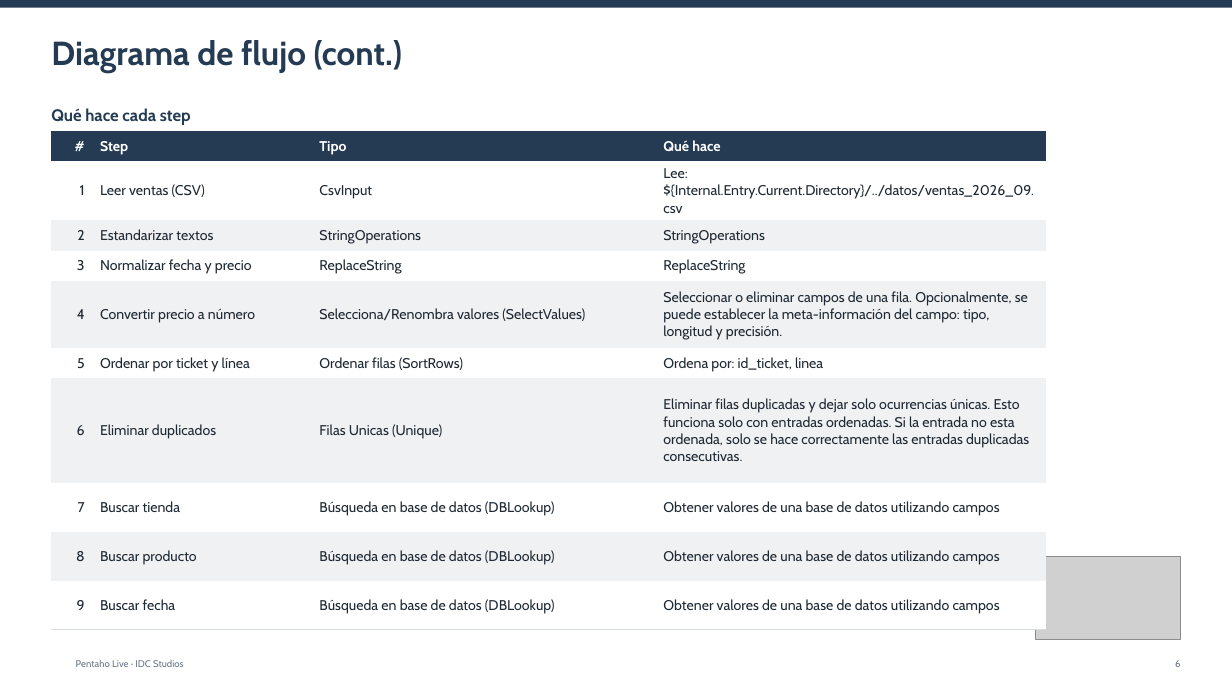
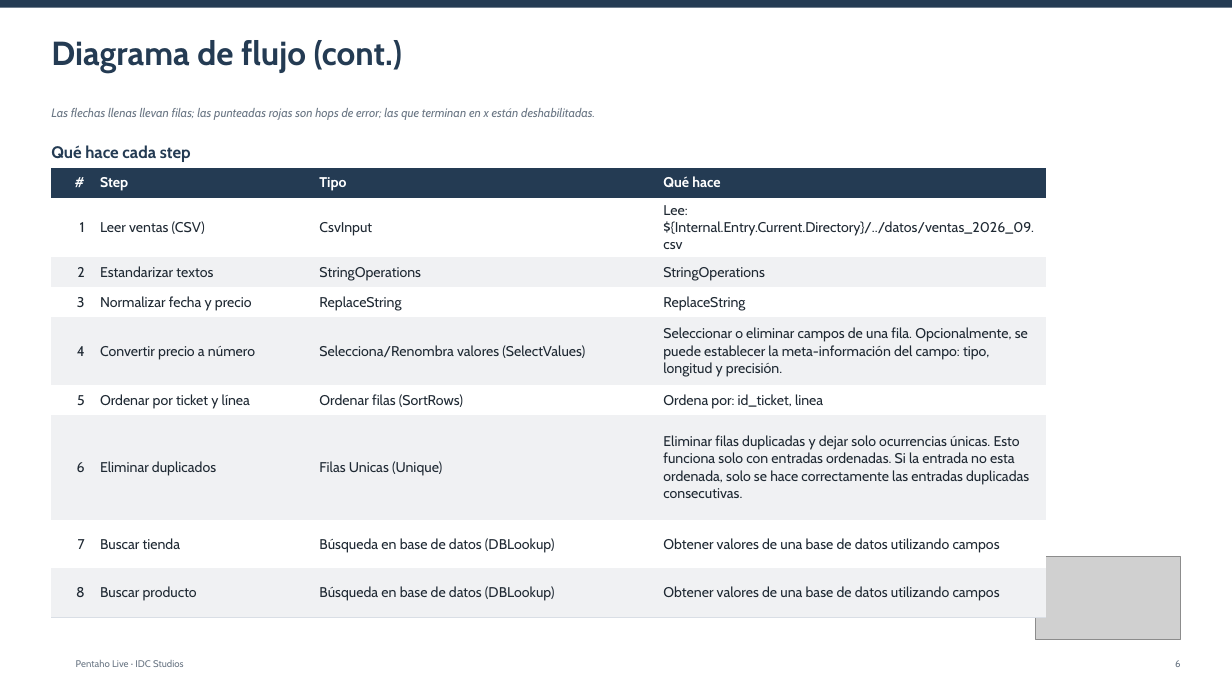
Before and after one commit to IvI2511/pentaho-mcp, a slide deck: slide 6 of ejemplo/informes/04_hechos_ventas.pptx. Drawn at 1232x693 pixels with LibreOffice and Linux fonts; fonts in the diff are those of the drawing; grey boxes stand for pictures; background and template pictures are left out. Boxes give left, top, right and bottom in pixels: in the first picture for what was removed or moved away, otherwise in the second. Text is boxed around its words. In the diff, an @@ line names an element or a change of style, - is before the commit and + after.

```diff
--- a/ejemplo/informes/04_hechos_ventas.pptx
+++ b/ejemplo/informes/04_hechos_ventas.pptx
@@ text added at (51, 108, 595, 120), 9.5 pt, text #6B7785, italic @@
+Las flechas llenas llevan filas; las punteadas rojas son hops de error; las que terminan en x están deshabilitadas.
@@ text "Qué hace cada step": place and size @@
-text "Qué hace cada step" at (51, 108, 191, 125)
+text "Qué hace cada step" at (51, 145, 191, 162)
@@ table at (52, 167, 1046, 606) @@
-row 10: 9 | Buscar fecha | Búsqueda en base de datos (DBLookup) | Obtener valores de una base de datos utilizando campos
@@ table: place and size @@
-table at (52, 131, 1046, 619)
+table at (52, 167, 1046, 606)
```
Also in this commit, not shown: 17 other slides changed, 2 slides added, 16 slides removed, 30 other files.
